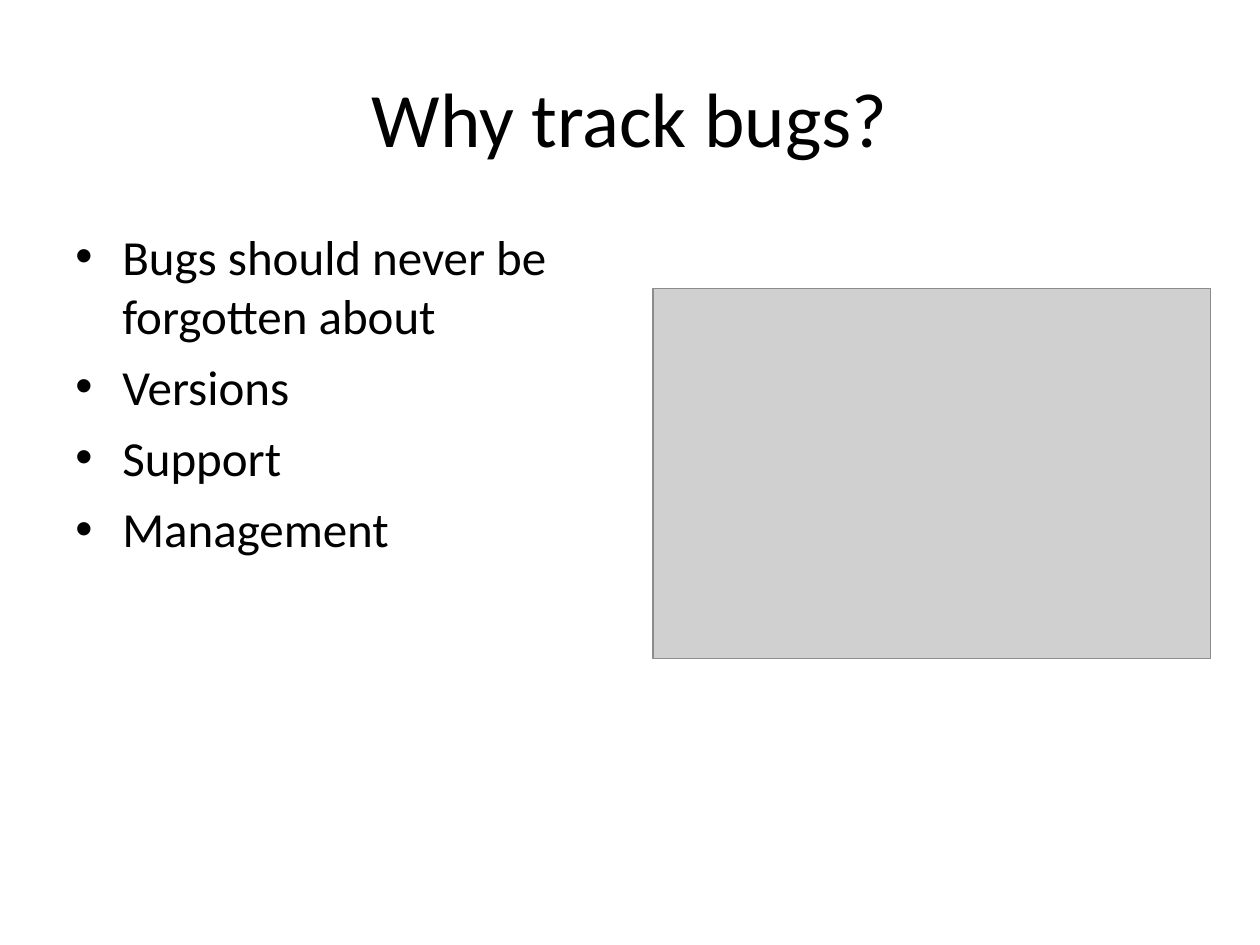
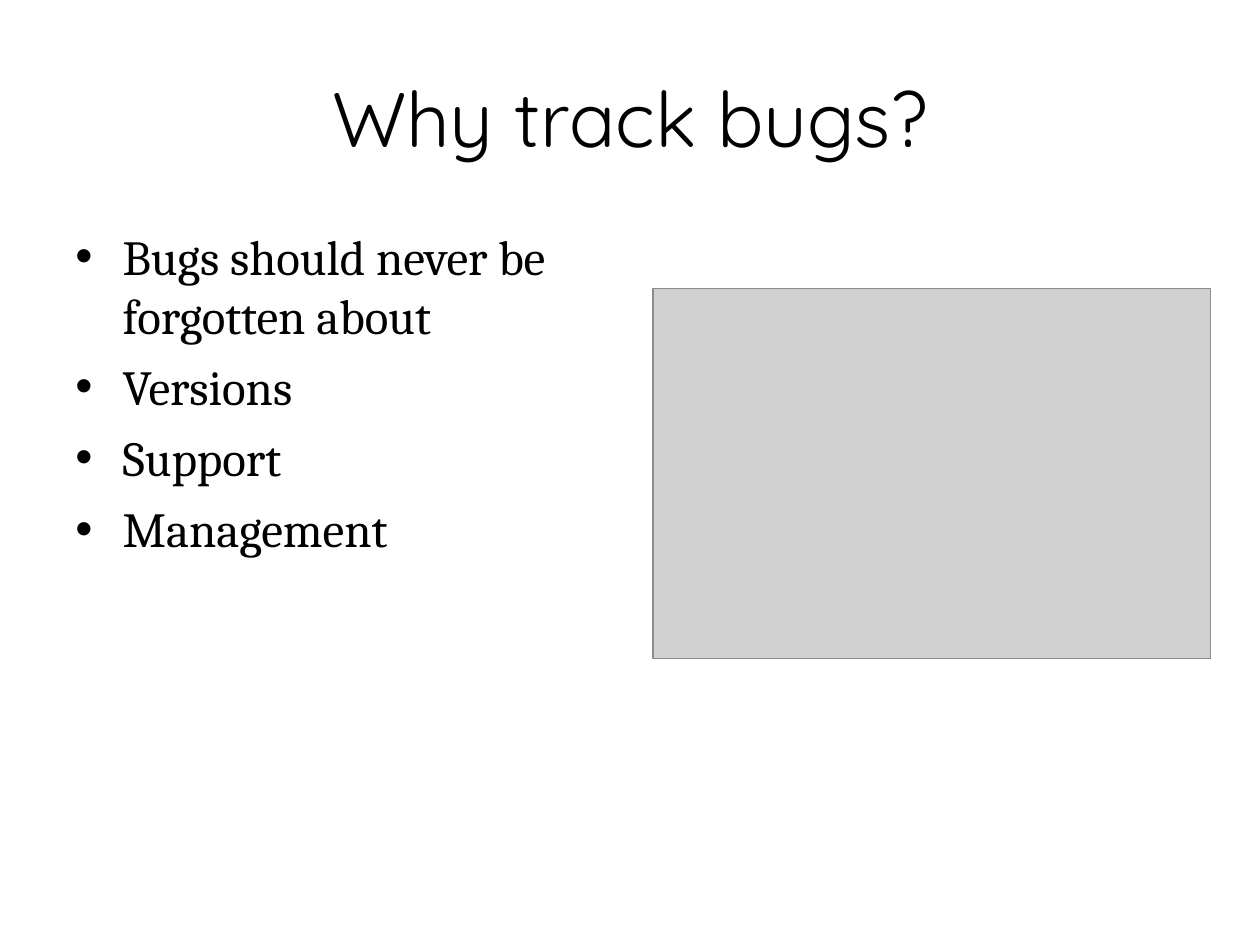
Before and after one commit to hdgarrood/yini-cttb-redmine, a slide deck: slide 3 of Migrating to Redmine.ppt. Drawn at 1260x945 pixels with LibreOffice and Linux fonts; fonts in the diff are those of the drawing; grey boxes stand for pictures; background and template pictures are left out. Boxes give left, top, right and bottom in pixels: in the first picture for what was removed or moved away, otherwise in the second. Text is boxed around its words. In the diff, an @@ line names an element or a change of style, - is before the commit and + after.

Commit message:
make it look good
done in ms office 2010 on windows -- probs best to keep all changes on
this platform from now on.
fixed all the styles so that they can all be changed together easily

```diff
--- a/Migrating to Redmine.ppt
+++ b/Migrating to Redmine.ppt
@@ title "Why track bugs?" at (332,90,928,163): font Calibri to Quicksand @@
@@ text "Bugs should never be forgotten ..." at (123,241,545,558): font Calibri to Cambria; indent changed @@
```
Also in this commit, not shown: 6 other slides changed.
